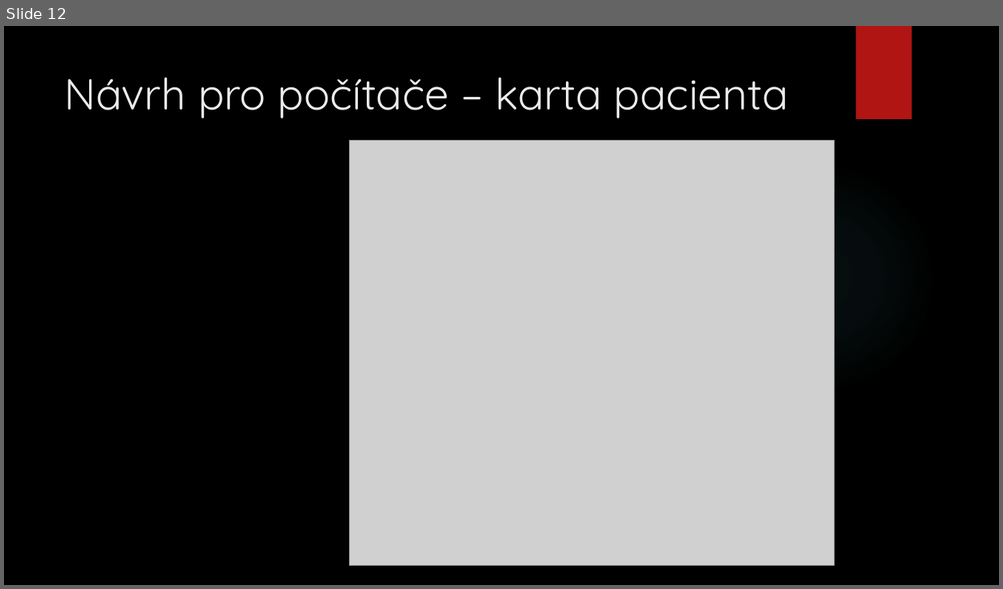
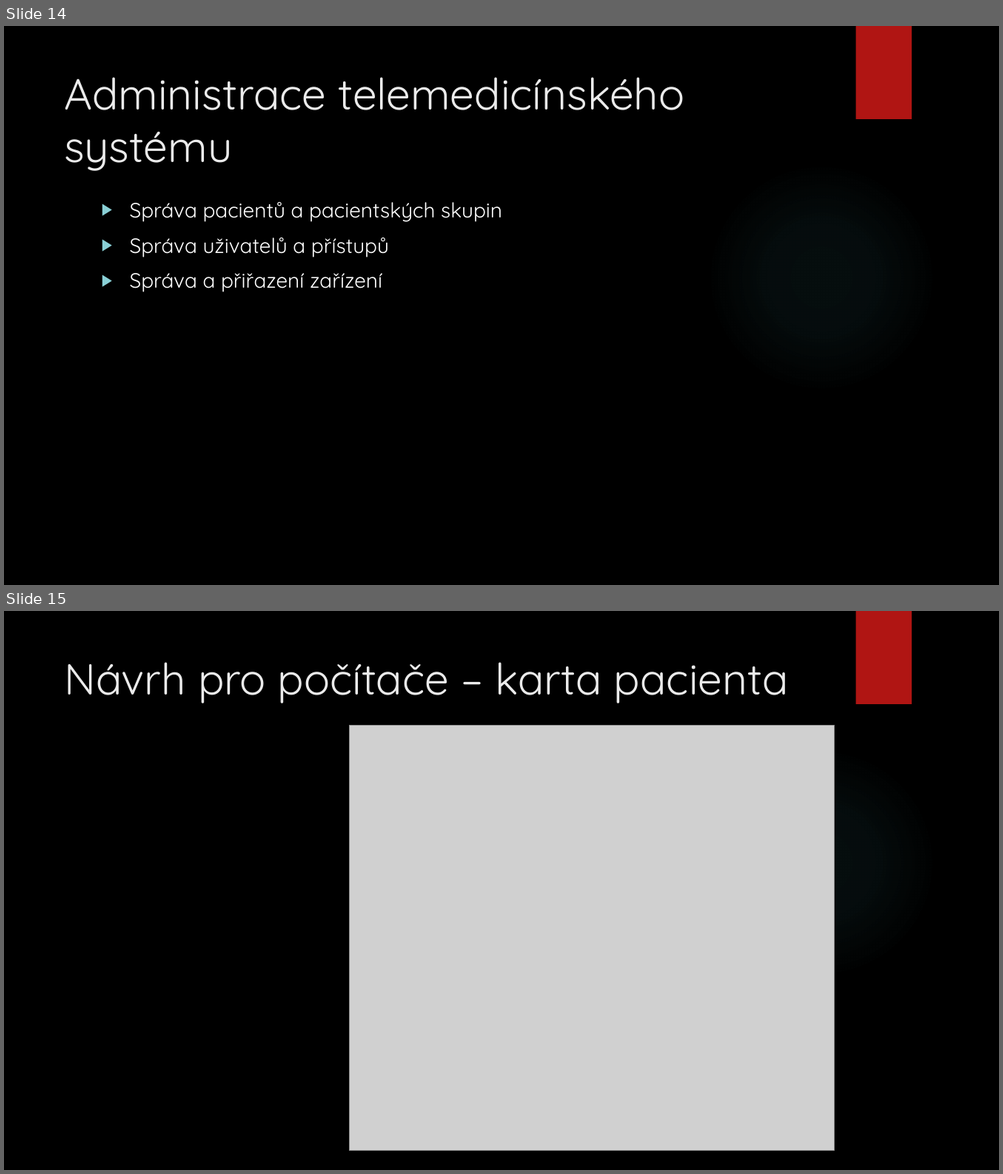
Before and after one commit to MrMilan/Diplomka, a slide deck: prezentace diplomka/DP_Diani.pptx. Shown one above the other, each under a label of ours: slide 12 before the commit, slides 14 and 15 after it. The pictures are 1003x589 and 1003x1174 pixels, drawn with LibreOffice and Linux fonts; fonts in the diff are those of the drawing; grey boxes stand for pictures; background and template pictures are left out. Boxes give left, top, right and bottom in pixels: in the first picture for what was removed or moved away, otherwise in the second. Text is boxed around its words. In the diff, an @@ line names an element or a change of style, - is before the commit and + after.

```diff
--- a/prezentace diplomka/DP_Diani.pptx
+++ b/prezentace diplomka/DP_Diani.pptx
@@ slide 14 added at box(4, 26, 999, 585), background picture (left out); not listed: 2 template elements that a slide beside it also shows @@
@@ title added at box(64, 77, 684, 171), 42 pt, text #EBEBEB @@
+Administrace telemedicínského systému
@@ text added at box(130, 202, 502, 292), 20 pt, text #FFFFFF @@
+▶ Správa pacientů a pacientských skupin
+▶ Správa uživatelů a přístupů
+▶ Správa a přiřazení zařízení
@@ what was slide 12 is now slide 15 @@
```
Also in this commit, not shown: 1 slide changed, 3 other slides added.
